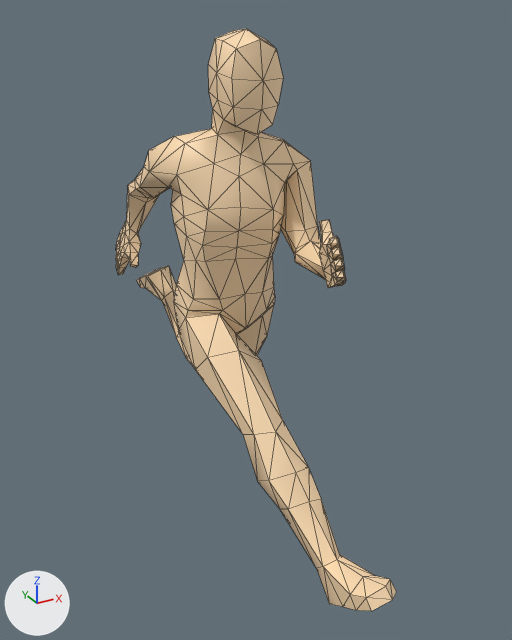
The OBJ model Game/Resources/Models/human13.obj, before and after one commit.
Camera for both pictures: a 50 mm camera at (-0.697, -1.376, 1.21) aimed at (0.038, -0.039, 0.542). Lighting does not change. The marker at lower left points along +X, +Y and +Z. Mesh edges are drawn as thin lines. Where no turn or scale is listed for an object, it has been applied to the vertices.

Names of what the first picture shows: 'HumanMale'.
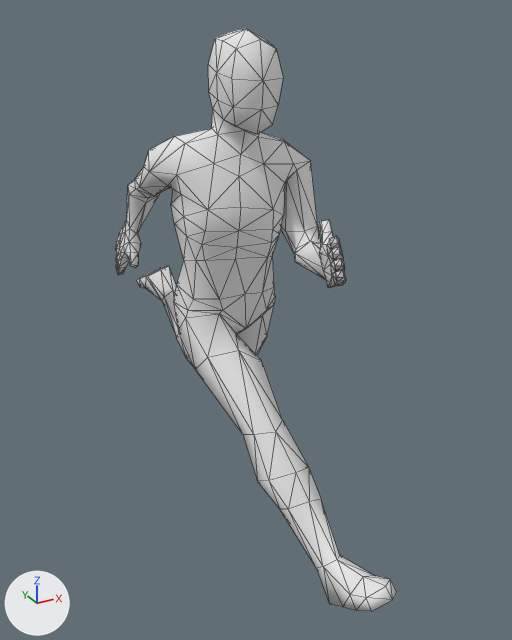
The newer file is also turned or shifted as a whole; pictures and numbers use the older file's frame.

Where the change shows, as pixel boxes [x1, y1, x2, y2] in the pictures (512 x 640 px):
'HumanMale', recoloured (beige to white)
    both: [116, 29, 396, 611]

The change, as a diff of the scene's bpy script:
```diff
--- a/Game/Resources/Models/human13.obj.py
+++ b/Game/Resources/Models/human13.obj.py
@@ mat_material @@
+mat_material = principled_material('Material')
+mat_material.base_color = (0.8, 0.8, 0.8)  # white #e7e7e7
+mat_material.roughness = 1.0
@@ me_humanmale @@
 me_humanmale.from_pydata(...)  # 410 vertices, 816 faces; spans x -0.165..0.171, y -0.598..0.623, z 0.041..1.174
-me_humanmale.materials.append(mat_maleskin)  # beige #ffdeb3
+me_humanmale.materials.append(mat_material)  # white #e7e7e7
```
